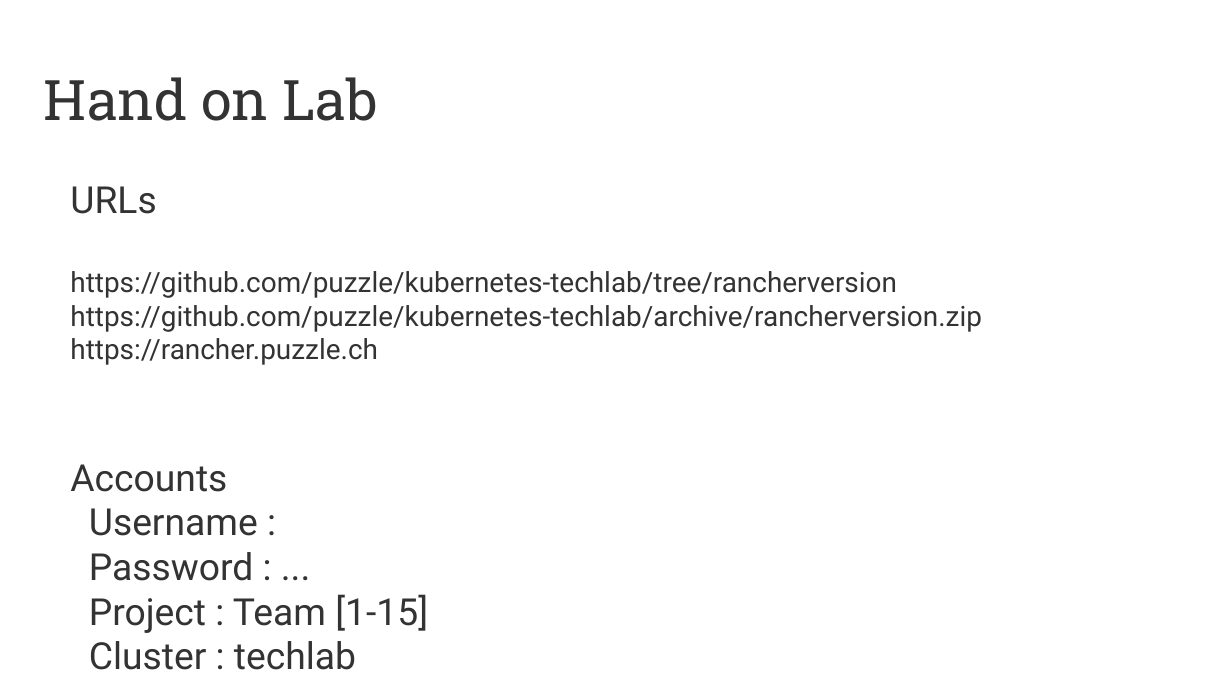
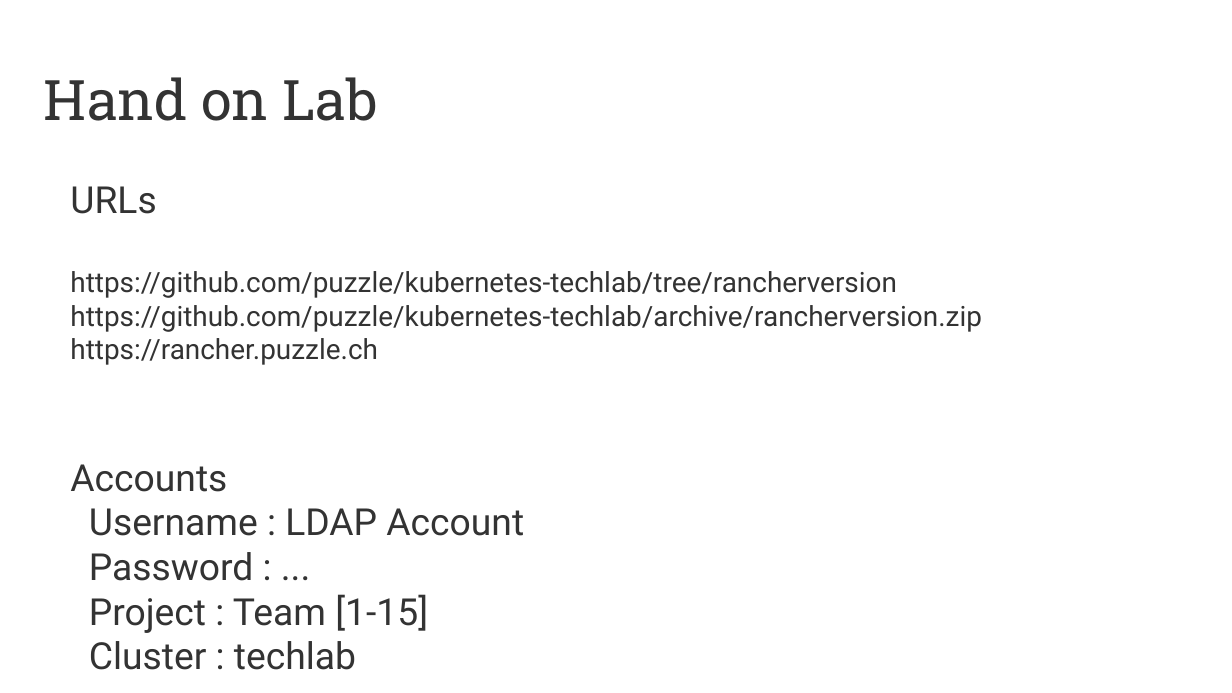
Before and after one commit to puzzle/kubernetes-techlab, a slide deck: slide 32 of presentation/introduction.odp (slide 25 before the commit). Drawn at 1232x693 pixels with LibreOffice and Linux fonts; fonts in the diff are those of the drawing. Boxes give left, top, right and bottom in pixels: in the first picture for what was removed or moved away, otherwise in the second. Text is boxed around its words. In the diff, an @@ line names an element or a change of style, - is before the commit and + after.

Commit message:
Update slides

```diff
--- a/presentation/introduction.odp
+++ b/presentation/introduction.odp
@@ text at box(70, 464, 524, 670): text changed @@
-Accounts
-Username :
-Password : ...
-Project : Team [1-15]
-Cluster : techlab
+Accounts
+Username : LDAP Account
+Password : ...
+Project : Team [1-15]
+Cluster : techlab
```
Also in this commit, not shown: 6 other slides changed, 7 slides added, 1 other file.
